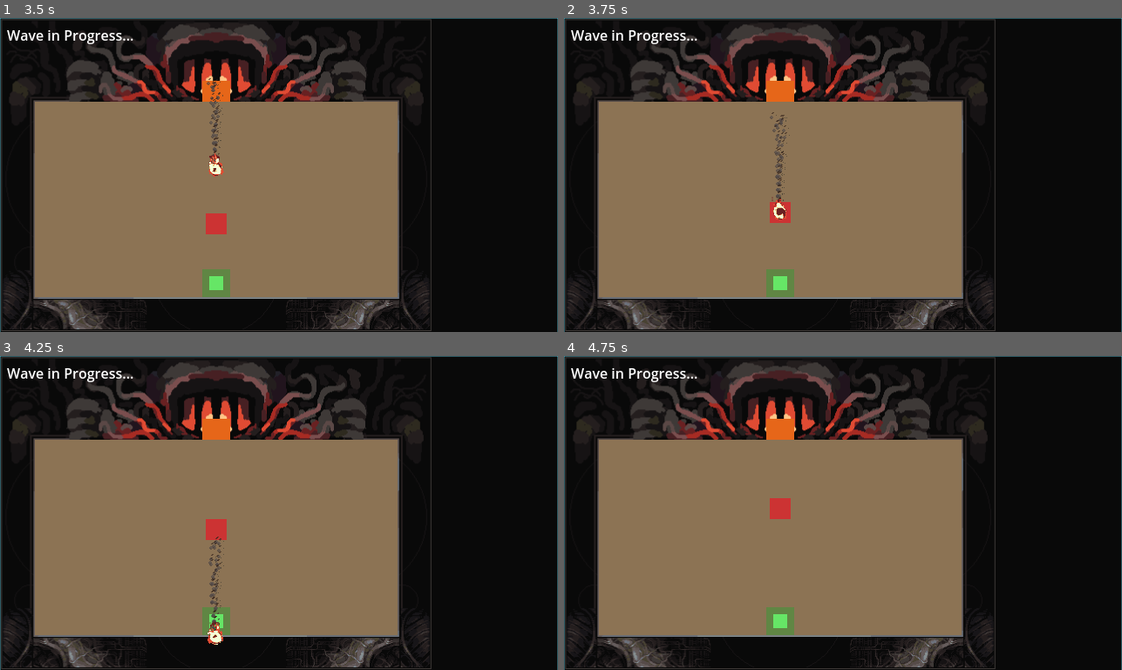
Above: before the commit, frames 1-4 (two rows, left to right).
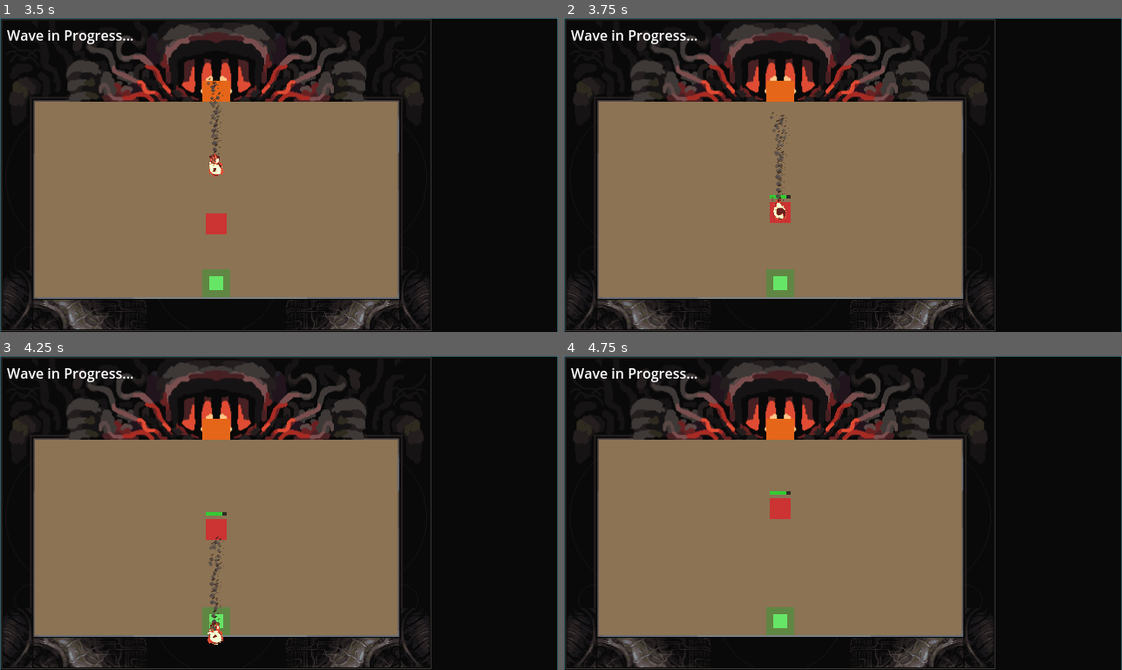
Above: after the commit, the same moments.

Repository: Arcane-Laboratory/Furnace
Game: Godot game, scene res://scenes/ui/title_screen.tscn
Two runs of this game, one before a commit and one after it. Both use one fixed random seed, a clock stepped at 60 frames per second and the inputs below. Sound files missing from this copy of the repository are replaced by a short silence.
Inputs (mouse positions are in pixels of both pictures, inside the frame that each line leads up to):
- Up to frame 1 (3.5 s): tap Enter at 0.5 s; move the mouse to (401, 159) at 0.52 s; tap P at 0.6 s; click (401, 159) at 0.67 s; click "Start Game" at 1.25 s; click "Start" at 2 s; drag from (167, 190) to (217, 253) at 2.77 s
- Up to frame 2 (3.75 s): move the mouse to (898, 105) at 3.52 s; tap P at 3.6 s; click (898, 105) at 3.67 s
- Up to frame 3 (4.25 s): no input
- Up to frame 4 (4.75 s): drag from (815, 575) to (675, 465) at 4.27 s

Frame 1 is identical in both runs. In frame 2, less than 0.1% of the frame differs, in the area x 36-41%, y 56-58%; in frame 3, less than 0.1%, in the area x 36-41%, y 49-51%; in frame 4, less than 0.1%.

Commit message:
Add health bar system for enemies
- Create EnemyHealthBar UI component with custom drawing
- Health bar displays above enemies showing health percentage
- Color transitions: green (>60%) -> yellow (30-60%) -> red (<30%)
- Only visible when health < max_health to reduce clutter
- Integrated into EnemyBase class for all enemy types
- Added to basic_enemy scene
- Also includes fireball particle system simplification

Diff:
--- a/godot/scenes/entities/enemies/basic_enemy.tscn
+++ b/godot/scenes/entities/enemies/basic_enemy.tscn
@@ -1,6 +1,7 @@
-[gd_scene load_steps=4 format=3 uid="uid://basic_enemy"]
+[gd_scene load_steps=5 format=3 uid="uid://basic_enemy"]
 
 [ext_resource type="Script" path="res://scripts/entities/enemies/basic_enemy.gd" id="1_basic_enemy"]
+[ext_resource type="PackedScene" uid="uid://enemy_health_bar" path="res://scenes/ui/enemy_health_bar.tscn" id="2_health_bar"]
 
 [sub_resource type="CircleShape2D" id="CircleShape2D_1"]
 radius = 12.0
@@ -31,3 +32,5 @@
 [node name="CollisionShape2D" type="CollisionShape2D" parent="Area2D"]
 transform = Transform2D(1, 0, 0, 1, 0, 0)
 shape = SubResource("CircleShape2D_2")
+
+[node name="HealthBar" parent="." instance=ExtResource("2_health_bar")]
--- a/godot/scenes/entities/fireball.tscn
+++ b/godot/scenes/entities/fireball.tscn
@@ -1,27 +1,16 @@
-[gd_scene load_steps=14 format=3 uid="uid://fireball"]
+[gd_scene load_steps=13 format=3 uid="uid://fireball"]
 
 [ext_resource type="Script" uid="uid://dk1qvnk8g8bku" path="res://scripts/entities/fireball.gd" id="1_fireball"]
 [ext_resource type="Texture2D" uid="uid://dtekhosid5ju4" path="res://assets/sprites/fireball.png" id="2_fireball"]
 [ext_resource type="Texture2D" uid="uid://byhmt67gybk2i" path="res://assets/sprites/particle-cluster.png" id="3_smoke"]
 
-[sub_resource type="Curve" id="Curve_rotation_90deg"]
-_data = {
-"points": PackedFloat32Array(0, 0, 0.249, 0, 0.25, 90, 0.499, 90, 0.5, 180, 0.749, 180, 0.75, 270, 0.999, 270, 1, 360)
-}
-
 [sub_resource type="ParticleProcessMaterial" id="ParticleProcessMaterial_smoke"]
-angle_min = 0.0
 angle_max = 360.0
-angle_curve = SubResource("Curve_rotation_90deg")
 direction = Vector3(0, 1, 0)
 initial_velocity_min = 10.0
 initial_velocity_max = 30.0
 gravity = Vector3(0, -20, 0)
-scale_min = 1.0
-scale_max = 1.0
 color = Color(0.8, 0.8, 0.8, 0.6)
-angular_velocity_min = 0.0
-angular_velocity_max = 0.0
 
 [sub_resource type="AtlasTexture" id="AtlasTexture_frame0"]
 atlas = ExtResource("2_fireball")
--- /dev/null
+++ b/godot/scenes/ui/enemy_health_bar.tscn
@@ -0,0 +1,8 @@
+[gd_scene load_steps=2 format=3 uid="uid://enemy_health_bar"]
+
+[ext_resource type="Script" path="res://scripts/ui/enemy_health_bar.gd" id="1_health_bar"]
+
+[node name="EnemyHealthBar" type="Control"]
+custom_minimum_size = Vector2(24, 4)
+size = Vector2(24, 4)
+script = ExtResource("1_health_bar")
--- a/godot/scripts/entities/enemies/enemy_base.gd
+++ b/godot/scripts/entities/enemies/enemy_base.gd
@@ -27,6 +27,9 @@
 ## Whether the enemy is currently moving
 var is_active: bool = false
 
+## Reference to health bar node (if present)
+@onready var health_bar: EnemyHealthBar = $HealthBar
+
 
 func _ready() -> void:
 	# Configure collision layers so enemies don't collide with each other
@@ -41,6 +44,10 @@
 	if max_health == 50:  # Still default value
 		max_health = health
 	add_to_group("enemies")
+
+	# Initialize health bar if present
+	if health_bar:
+		health_bar.update_health(health, max_health)
 
 
 ## Override in subclasses for custom initialization
@@ -65,6 +72,10 @@
 func take_damage(amount: int) -> void:
 	health -= amount
 
+	# Update health bar if present
+	if health_bar:
+		health_bar.update_health(health, max_health)
+
 	if health <= 0:
 		_die()
 	else:
@@ -74,6 +85,7 @@
 ## Called when enemy takes damage (override for visual feedback)
 func _on_damaged(_amount: int) -> void:
 	# Flash red or play hit animation
+	# Health bar is already updated in take_damage()
 	pass
 
 
--- /dev/null
+++ b/godot/scripts/ui/enemy_health_bar.gd
@@ -0,0 +1,88 @@
+extends Control
+class_name EnemyHealthBar
+## Health bar that displays above enemies, showing current health as a percentage
+
+## Size of the health bar
+const BAR_WIDTH: int = 24
+const BAR_HEIGHT: int = 4
+
+## Offset above the enemy sprite
+const OFFSET_Y: float = -20.0
+
+## Current health percentage (0.0 to 1.0)
+var health_percentage: float = 1.0
+
+## Reference to the enemy node (parent CharacterBody2D)
+var enemy: CharacterBody2D
+
+
+func _ready() -> void:
+	# Set size and position
+	custom_minimum_size = Vector2(BAR_WIDTH, BAR_HEIGHT)
+	size = Vector2(BAR_WIDTH, BAR_HEIGHT)
+
+	# Get reference to parent enemy
+	enemy = get_parent() as CharacterBody2D
+
+	# Initially hide if at full health
+	visible = false
+
+	# Set initial position
+	_update_position()
+
+
+func _process(_delta: float) -> void:
+	# Keep health bar positioned above enemy
+	if enemy:
+		_update_position()
+
+
+## Update health bar based on current and max health
+func update_health(current: int, max_hp: int) -> void:
+	if max_hp <= 0:
+		health_percentage = 0.0
+	else:
+		health_percentage = float(current) / float(max_hp)
+
+	# Show health bar only when damaged (health < max)
+	visible = current < max_hp
+
+	# Trigger redraw
+	queue_redraw()
+
+
+## Update position to stay above enemy
+func _update_position() -> void:
+	if not enemy:
+		return
+
+	# Position above enemy sprite, centered horizontally
+	position = Vector2(
+		-BAR_WIDTH / 2.0,
+		OFFSET_Y
+	)
+
+
+## Draw the health bar
+func _draw() -> void:
+	# Draw background (dark gray/black)
+	var bg_rect := Rect2(0, 0, BAR_WIDTH, BAR_HEIGHT)
+	draw_rect(bg_rect, Color(0.1, 0.1, 0.1, 0.8))
+
+	# Draw foreground (health bar)
+	var health_width := BAR_WIDTH * health_percentage
+	var health_rect := Rect2(0, 0, health_width, BAR_HEIGHT)
+
+	# Color based on health percentage
+	var health_color: Color
+	if health_percentage > 0.6:
+		# Green when healthy (>60%)
+		health_color = Color(0.2, 0.8, 0.2, 1.0)
+	elif health_percentage > 0.3:
+		# Yellow when moderate (30-60%)
+		health_color = Color(0.8, 0.8, 0.2, 1.0)
+	else:
+		# Red when low (<30%)
+		health_color = Color(0.8, 0.2, 0.2, 1.0)
+
+	draw_rect(health_rect, health_color)
